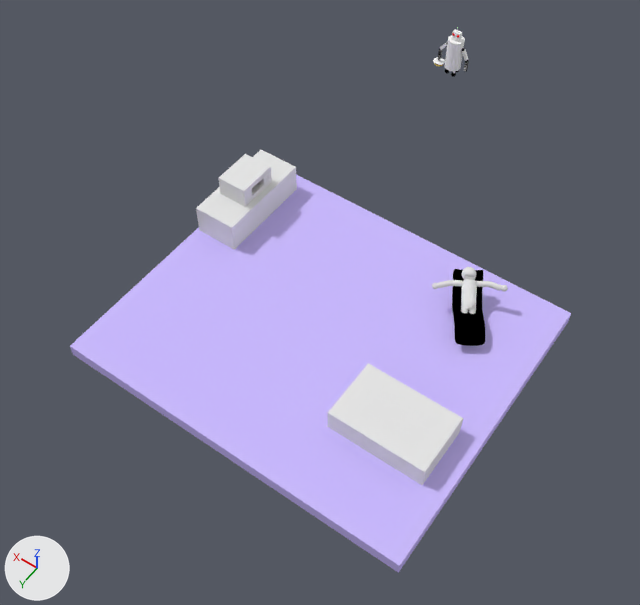
Renders of the Blender file KILL.blend from each side of a commit.
Both versions are drawn from a 50 mm lens placed at (-21.5, 30.6, 51.0), pointed at (0.6, -0.3, 2.4). Arrows for +X, +Y and +Z are at lower left; the lights stay in place.

Names of what the first picture shows: 'Bett', 'Bodenplatte', 'BurgerPlatte_Rob1', 'Kommode', 'Mikro', 'Sitzflaeche'.
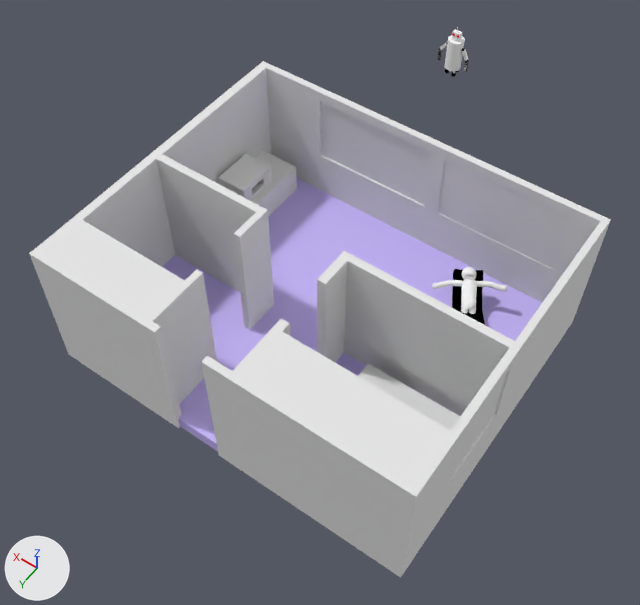
Location of each change, [x1, y1, x2, y2] in pixels of the pictures (640 x 605 px):
'Room', shown
    after: [29, 61, 611, 578]
'Mirror', shown
    after: [438, 159, 572, 270]
'Mirror.001', shown
    after: [321, 102, 432, 205]
'Mirror.002', shown
    after: [452, 374, 506, 474]
'BurgerPlatte_Rob1', hidden
    before: [433, 57, 445, 65]
'Bodenplatte', unchanged, covered by the edit
    before: [70, 174, 571, 573]
    after: [162, 178, 542, 451]
'Bett', unchanged, covered by the edit
    before: [327, 363, 463, 485]
    after: [358, 363, 460, 430]
'Kommode', unchanged, covered by the edit
    before: [196, 150, 297, 250]
    after: [252, 150, 297, 217]

Diff of the bpy script that builds the scene:
```diff
--- a/KILL.blend.py
+++ b/KILL.blend.py
@@ ob_room @@
 ob_room.scale = (4.0, 4.0, -7.29)
-ob_room.hide_viewport = True
@@ ob_mirror_002 @@
 ob_mirror_002.scale = (2.84, 0.271, 1.6)
-ob_mirror_002.hide_viewport = True
@@ ob_mirror_001 @@
 ob_mirror_001.scale = (4.74, 0.407, 1.6)
-ob_mirror_001.hide_viewport = True
@@ ob_mirror @@
 ob_mirror.scale = (4.74, 0.532, 1.6)
-ob_mirror.hide_viewport = True
@@ ob_burgerplatte_rob1 @@
 ob_burgerplatte_rob1 = bpy.data.objects.new('BurgerPlatte_Rob1', me_cylinder_014)
-ob_burgerplatte_rob1.location = (4.3, -21.48, 8.11)
-ob_burgerplatte_rob1.rotation_euler = (-0.0602, -3.108, -1.203)  # degrees (-3.4, -178, -69)
-ob_burgerplatte_rob1.scale = (-0.16, -0.161, -0.0269)
+ob_burgerplatte_rob1.location = (0.0, 0.0, 0.0)
 _m = ob_burgerplatte_rob1.modifiers.new('Subsurf', 'SUBSURF')
+ob_burgerplatte_rob1.hide_set(True)  # its collection is switched off
@@ ob_burgerpart_rob1_002 @@
 ob_burgerpart_rob1_002.rotation_euler = (-3.081, 0.0339, -1.202)  # degrees (-177, 1.9, -69)
-ob_burgerpart_rob1_002.scale = (0.347, 0.348, 0.0499)
 _m = ob_burgerpart_rob1_002.modifiers.new('Subsurf', 'SUBSURF')
@@ ob_burgerpart_rob1_001 @@
 ob_burgerpart_rob1_001.rotation_euler = (0.0601, 0.0339, -1.202)  # degrees (3.4, 1.9, -69)
-ob_burgerpart_rob1_001.scale = (0.362, 0.363, 0.052)
 _m = ob_burgerpart_rob1_001.modifiers.new('Subsurf', 'SUBSURF')
@@ ob_burgerpart_rob1_004 @@
 ob_burgerpart_rob1_004.rotation_euler = (-3.081, 0.0339, -1.202)  # degrees (-177, 1.9, -69)
-ob_burgerpart_rob1_004.scale = (0.0793, 0.0795, 0.0502)
```
